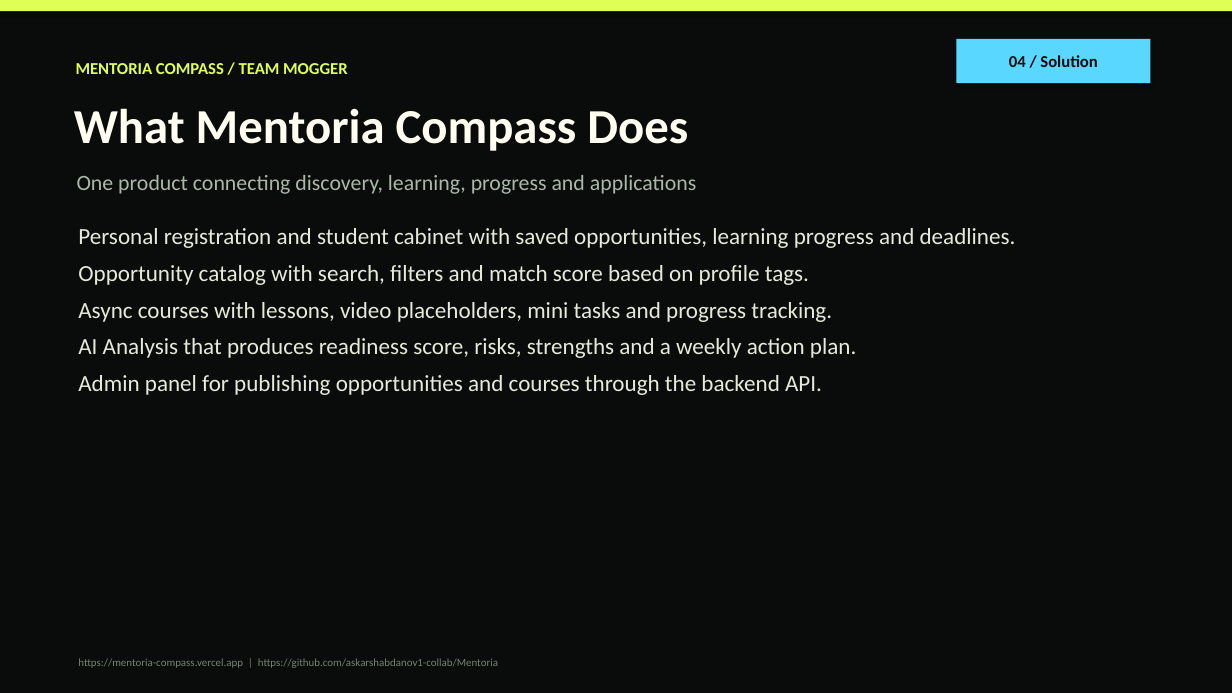
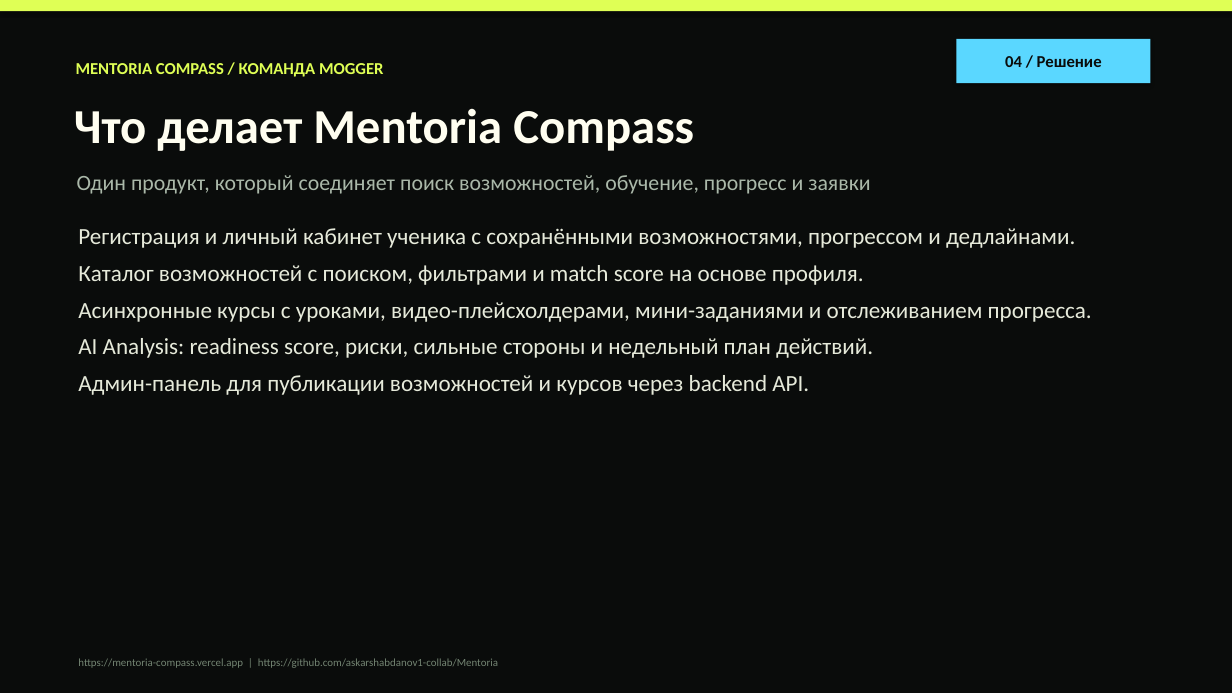
Before and after one commit to askarshabdanov1-collab/Mentoria, a slide deck: slide 4 of Mentoria_Compass_Mogger_Presentation.pptx. Drawn at 1232x693 pixels with LibreOffice and Linux fonts; fonts in the diff are those of the drawing. Boxes give left, top, right and bottom in pixels: in the first picture for what was removed or moved away, otherwise in the second. Text is boxed around its words. In the diff, an @@ line names an element or a change of style, - is before the commit and + after.

```diff
--- a/Mentoria_Compass_Mogger_Presentation.pptx
+++ b/Mentoria_Compass_Mogger_Presentation.pptx
@@ text in rectangle at (1005,56,1102,67): text changed @@
-04 / Solution
+04 / Решение
@@ text at (76,63,384,77): text changed @@
-MENTORIA COMPASS / TEAM MOGGER
+MENTORIA COMPASS / КОМАНДА MOGGER
@@ text at (74,108,694,151): text changed @@
-What Mentoria Compass Does
+Что делает Mentoria Compass
@@ text at (77,175,870,194): text changed @@
-One product connecting discovery, learning, progress and applications
+Один продукт, который соединяет поиск возможностей, обучение, прогресс и заявки
@@ text at (78,228,1092,395): text changed @@
-Personal registration and student cabinet with saved opportunities, learning progress and deadlines.
-Opportunity catalog with search, filters and match score based on profile tags.
-Async courses with lessons, video placeholders, mini tasks and progress tracking.
-AI Analysis that produces readiness score, risks, strengths and a weekly action plan.
-Admin panel for publishing opportunities and courses through the backend API.
+Регистрация и личный кабинет ученика с сохранёнными возможностями, прогрессом и дедлайнами.
+Каталог возможностей с поиском, фильтрами и match score на основе профиля.
+Асинхронные курсы с уроками, видео-плейсхолдерами, мини-заданиями и отслеживанием прогресса.
+AI Analysis: readiness score, риски, сильные стороны и недельный план действий.
+Админ-панель для публикации возможностей и курсов через backend API.
```
Also in this commit, not shown: 8 other slides changed, 1 slide added, 1 slide removed, 2 other files.
